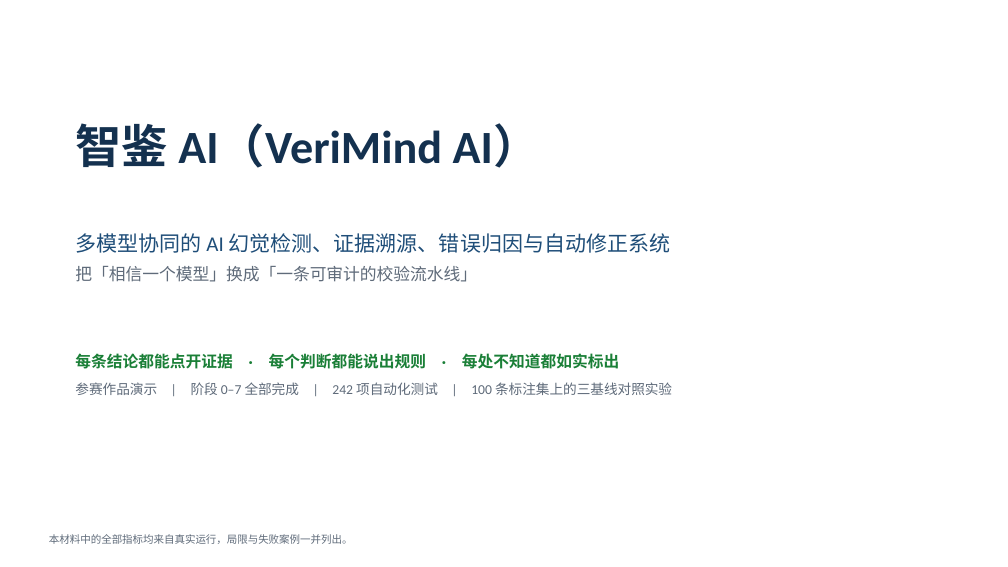
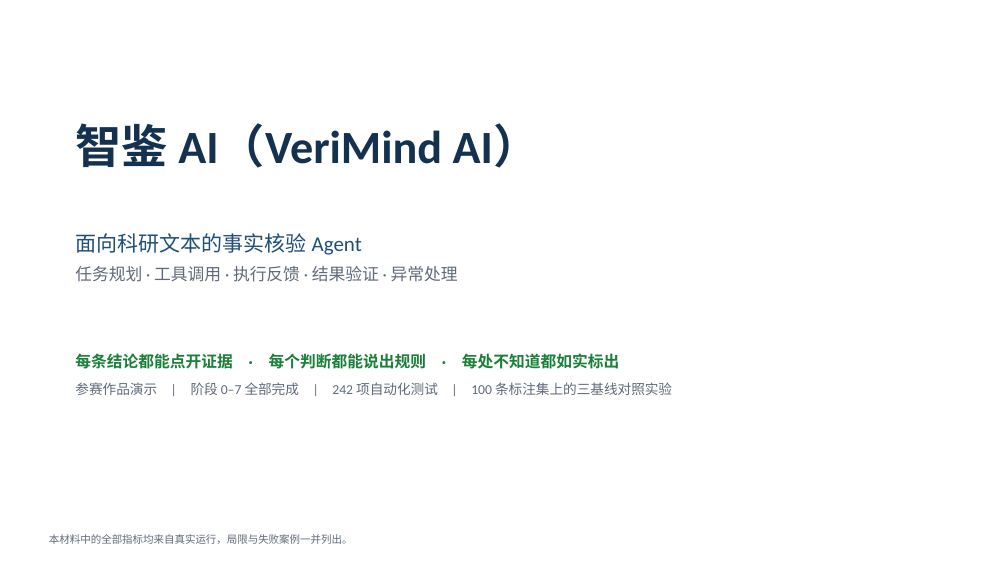
Before and after one commit to depend-fy/-AI, a slide deck: slide 1 of docs/智鉴AI-演示PPT.pptx. Drawn at 1008x567 pixels with LibreOffice and Linux fonts; fonts in the diff are those of the drawing. Boxes give left, top, right and bottom in pixels: in the first picture for what was removed or moved away, otherwise in the second. Text is boxed around its words. In the diff, an @@ line names an element or a change of style, - is before the commit and + after.

Commit message:
按赛题框架重写定位，并补齐参赛提交材料与演示视频脚本
背景（依据赛事通知原文）：
    2026 年江苏省 AI+科学与工程创新实践黑客松要求
    「作品应围绕真实问题，形成任务规划、工具调用、执行反馈、结果验证和异常处理的完整闭环，
     不接受仅有概念说明、界面原型或演示文稿的项目」。
    本作品原定位为"AI 幻觉检测系统"，与赛题主题存在错位——但五项能力其实全部具备，
    因此**只改表述、不改技术实现**，把已有能力用赛题语言重新组织。

一、定位调整（纯表述）
- 首页题头：改为「面向科研文本的事实核验 Agent」，
  关键词由原来的 7 个能力标签改为赛题五环节：任务规划 / 工具调用 / 执行反馈 / 结果验证 / 异常处理
- 新增「任务闭环对照」表：每个环节都指向**可当场验证的证据**，而不是一句声明
  · 任务规划 → 每条主张的检索痕迹（查询词、命中数、未检索原因）
  · 工具调用 → 来源链接、原始响应留档路径、检索统计
  · 执行反馈 → 阶段进度与阶段明细面板
  · 结果验证 → 可点开的证据、命中的规则编号、复核逐项结论
  · 异常处理 → 数据来源标注、降级说明、规则 N0、检索失败记录
- PPT 与展示与答辩页同步该定位

二、新增两份参赛材料
- docs/08-competition-submission.md：参赛提交材料
  · 项目说明（问题、方法、五环节对应、核心设计原则）
  · 可运行作品与复现方式（环境、运行、四条复现命令）
  · 运行与验证证据（三基线对照表、测试集构成、工程证据、可追溯性示例）
  · 成员分工与独立完成声明（留待填写）
  · 如实说明的六项局限
- docs/08-demo-video-script.md：4 分 30 秒演示视频脚本
  · 六段分镜表（问题 / 任务定义 / 闭环演示 / 验证证据 / 异常处理 / 价值展望）
  · 旁白全文（约 640 字，可直接照读）
  · 拍摄前准备命令与录制注意事项
  · 拍完自查清单（10 项，含"必须出现被否决的修正"这类关键画面）

两份材料已接入「展示与答辩 · 答辩备查」并可下载。

测试：242 passed；PPT 结构校验 verdict=pass、15 页、0 越界形状

```diff
--- a/docs/智鉴AI-演示PPT.pptx
+++ b/docs/智鉴AI-演示PPT.pptx
@@ text at box(75, 233, 458, 282): text changed; size 20 to 16 pt; text colour #1F4E79 to #5F6B7A @@
-多模型协同的 AI 幻觉检测、证据溯源、错误归因与自动修正系统
-把「相信一个模型」换成「一条可审计的校验流水线」
+面向科研文本的事实核验 Agent
+任务规划 · 工具调用 · 执行反馈 · 结果验证 · 异常处理
```
Also in this commit, not shown: 7 other files.
